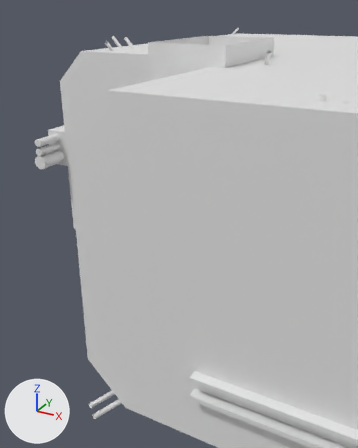
The FBX model obj/holoProjFreeSpin.fbx as it was, and as the next commit left it.
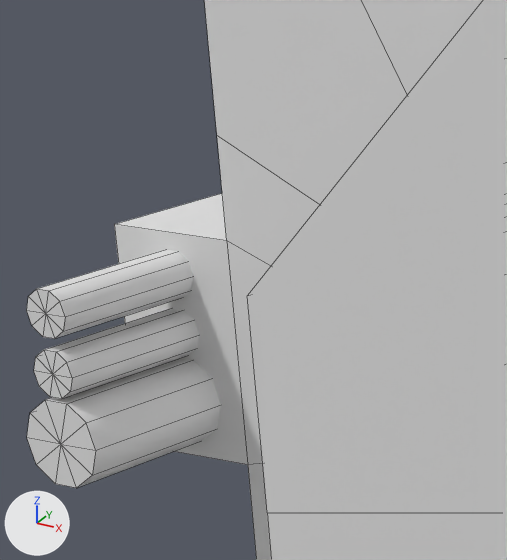
Each version appears first from a camera (50 mm lens) standing at (1.481, -2.131, 0.761) and looking at (0.239, 0.127, -0.368), and next in a close-up on the part from 9% to 30% of the width and 21% to 40% of the height. Every picture has the same lights, and +X, +Y and +Z are marked at lower left. The close-ups show mesh edges as thin lines. Where no turn or scale is listed for an object, it has been applied to the vertices. Vertices at the same position are counted once.

The first close-up shows 'back_wall1', 'back_wall2', 'side_walls', 'tubes'.
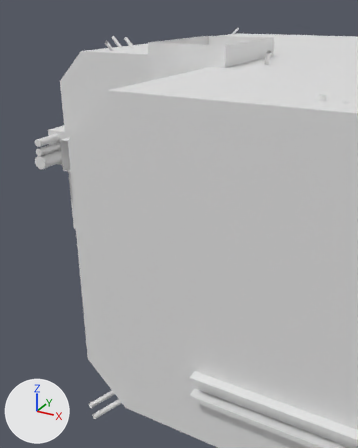
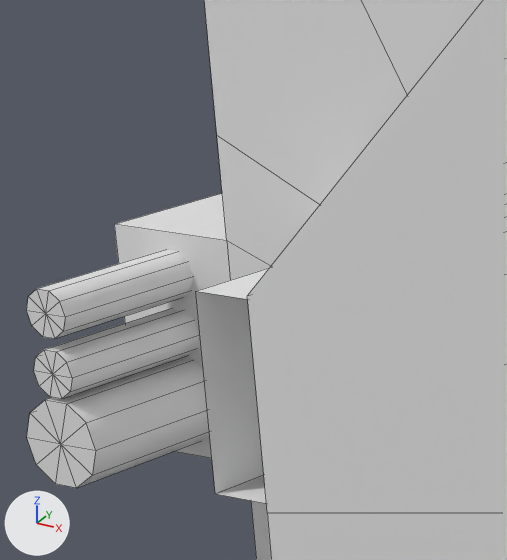
Where the newer file only moved an object's origin or applied its transform, the numbers keep the older frame.

What differs and where, as boxes [x1, y1, x2, y2] in the close-ups (507 x 560 px):
'panel', shown: after [196, 268, 269, 503]

The change in detail:
me_mesh_040 has 12 vertices, 9 faces and spans x -6.0..6.0, y -8.7..8.7, z -9.2..9.2.
me_mesh_040 is used by ob_panel; location (-32.6144, 0.0, 0.0).
Verts and faces of me_mesh_040; kept vertices keep their numbers, new ones are numbered from 12.
Part 1, on me_mesh_040:
New vertex 12 is at (32.2, -0.1, -0.1), pixel (215, 493).
New vertex 13 is at (32.2, -0.1, 0.1), pixel (195, 291).
New vertex 14 is at (32.2, 0.1, -0.1).
New vertex 15 is at (32.2, 0.1, 0.1).
New vertex 16 is at (32.2, 0.1, -0.1).
New vertex 17 is at (32.2, 0.1, 0.1).
New vertices 18 to 23 stand at vertices 12 to 17, in that order, plus (0.1, 0.0, 0.0).
New faces: (15, 21, 23, 17), (18, 20, 21, 19), (20, 22, 23, 21), (12, 13, 15, 14), (13, 19, 21, 15), (12, 14, 20, 18).
New faces: (14, 16, 22, 20), (14, 15, 17, 16).
Object 'panel' (ob_panel) is now shown.
